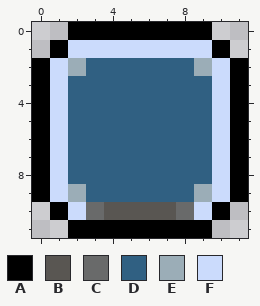
Edited in one commit: pixel-art file (gui/button.ase). Above is the file before it was changed.
12x12 pixels, 1 frame.
Palette (. is transparent): A #000000  B #595652  C #696a6a  D #306082  E #9badb7  F #cbdbfc
The same view after the edit:
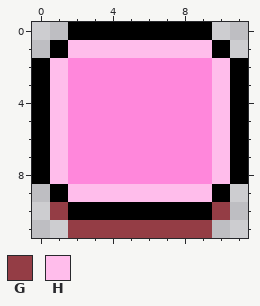
Colours new in this view: G #943d45  H #ffbdeb
Change:
@@ palette @@
-D #306082
+D #ff87db
@@ x 0..11 @@
  0 ..AAAAAAAA..
- 1 .AFFFFFFFFA.
- 2 AFEDDDDDDEFA
- 3 AFDDDDDDDDFA
- 4 AFDDDDDDDDFA
- 5 AFDDDDDDDDFA
- 6 AFDDDDDDDDFA
- 7 AFDDDDDDDDFA
- 8 AFDDDDDDDDFA
- 9 AFEDDDDDDEFA
-10 .AFCBBBBCFA.
-11 ..AAAAAAAA..
+ 1 .AHHHHHHHHA.
+ 2 AHDDDDDDDDHA
+ 3 AHDDDDDDDDHA
+ 4 AHDDDDDDDDHA
+ 5 AHDDDDDDDDHA
+ 6 AHDDDDDDDDHA
+ 7 AHDDDDDDDDHA
+ 8 AHDDDDDDDDHA
+ 9 .AHHHHHHHHA.
+10 .GAAAAAAAAG.
+11 ..GGGGGGGG..
